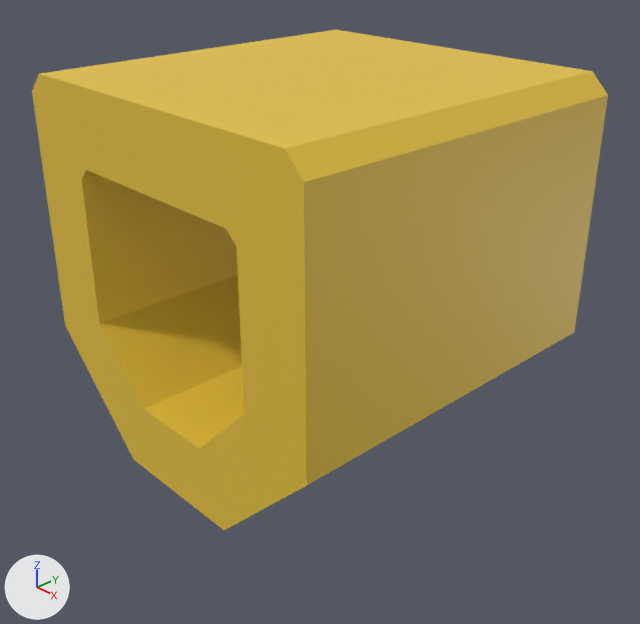
The Blender file Asset/Models/Terrain/Ground/DropGround/dropGround.blend: old version first, new version second.
Before and after are seen from a 50 mm camera at (12.82, -11.99, 7.43) aimed at (0.38, -0.28, -0.95). Lighting does not change. The marker at lower left points along +X, +Y and +Z.
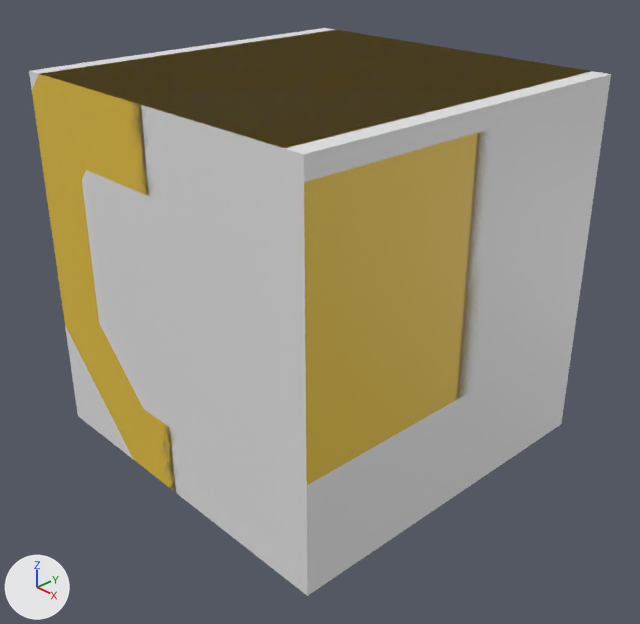
Boxes (x1, y1, x2, y2) around the edits, measured in the pictures (640 x 624 px):
'COL', added
    after: (29, 28, 611, 596)

Diff of the bpy script that builds the scene:
```diff
--- a/Asset/Models/Terrain/Ground/DropGround/dropGround.blend.py
+++ b/Asset/Models/Terrain/Ground/DropGround/dropGround.blend.py
@@ me_立方体 @@
+me_立方体.from_pydata(...)  # a box spanning x -1.0..1.0, y -1.0..1.0, z -1.0..1.0
@@ ob_col @@
+ob_col = bpy.data.objects.new('COL', me_立方体)
+ob_col.location = (0.0, 0.0, 0.0)
+ob_col.scale = (4.0, 4.0, 4.0)
```
